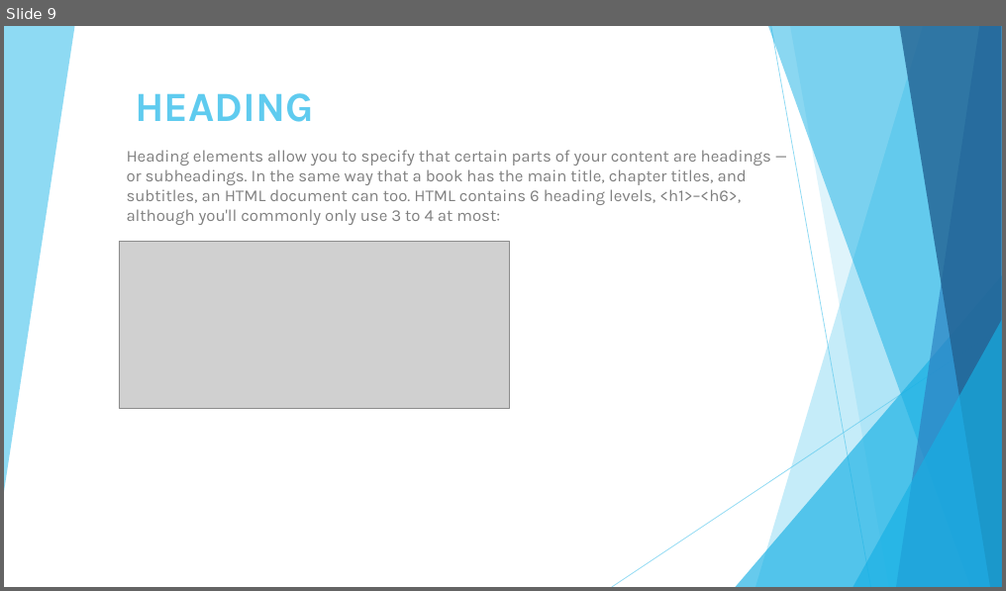
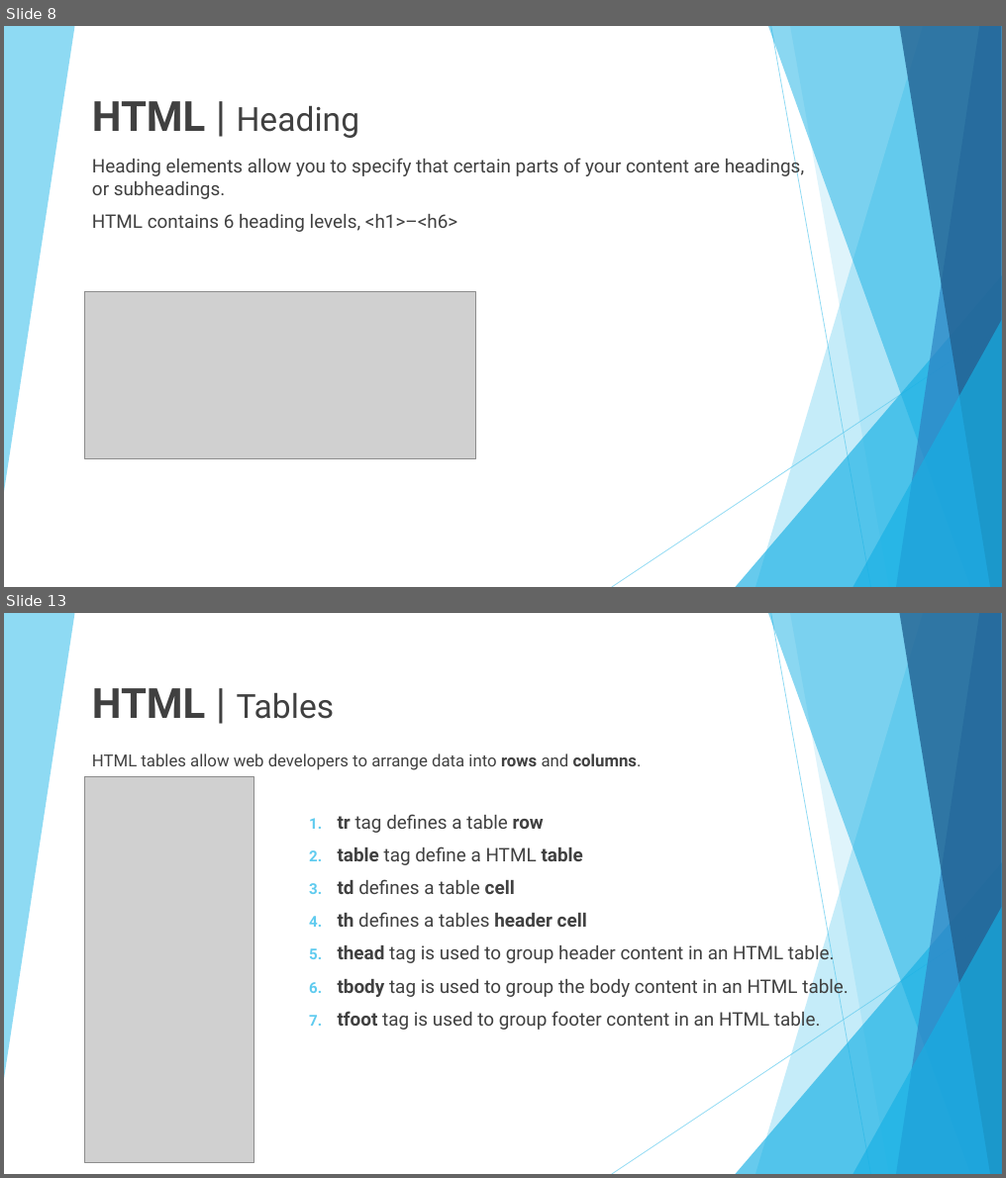
Before and after one commit to 01Primo/slides, a slide deck: 03_HTML.pptx. Shown one above the other, each under a label of ours: slide 9 before the commit, slides 8 and 13 after it; the slides between them are not shown. The pictures are 1006x591 and 1006x1178 pixels, drawn with LibreOffice and Linux fonts; fonts in the diff are those of the drawing; grey boxes stand for pictures. Boxes give left, top, right and bottom in pixels: in the first picture for what was removed or moved away, otherwise in the second. Text is boxed around its words. In the diff, an @@ line names an element or a change of style, - is before the commit and + after.

```diff
--- a/03_HTML.pptx
+++ b/03_HTML.pptx
@@ slide 13 added at <box>4,613,1002,1174</box>, background #FFFFFF; not listed: 10 template elements that a slide beside it also shows @@
@@ text added at <box>92,688,335,719</box>, 32 pt, text #404040 @@
+HTML | Tables
@@ subtitle added at <box>92,754,642,770</box>, 16 pt, text #404040 @@
+HTML tables allow web developers to arrange data into rows and columns.
@@ picture added at <box>85,776,254,1163</box> @@
@@ text added at <box>338,814,848,1032</box>, 18 pt, text #404040 @@
+1. tr tag defines a table row
+2. table tag define a HTML table
+3. td defines a table cell
+4. th defines a tables header cell
+5. thead tag is used to group header content in an HTML table.
+6. tbody tag is used to group the body content in an HTML table.
+7. tfoot tag is used to group footer content in an HTML table.
@@ what was slide 9 is now slide 8 @@
@@ slide 8 changed as well @@
@@ text at <box>92,101,360,138</box>: text changed; size 40 to 32 pt; font Karla to Roboto; text colour #5FCBEF to #404040; bold off @@
-HEADING
+HTML | Heading
@@ subtitle at <box>92,156,804,232</box>: text changed; size 16 to 18 pt; font Karla to Roboto; text colour #808080 to #404040 @@
-Heading elements allow you to specify that certain parts of your content are headings — or subheadings. In the same way that a book has the main title, chapter titles, and subtitles, an HTML document can too. HTML contains 6 heading levels, <h1>–<h6>, although you'll commonly only use 3 to 4 at most:
+Heading elements allow you to specify that certain parts of your content are headings, or subheadings.
+HTML contains 6 heading levels, <h1>–<h6>
@@ picture: place and size @@
-picture at <box>119,241,509,408</box>
+picture at <box>85,291,475,460</box>
```
Also in this commit, not shown: 6 other slides changed, 27 other slides added, 8 slides removed, 5 other files.
